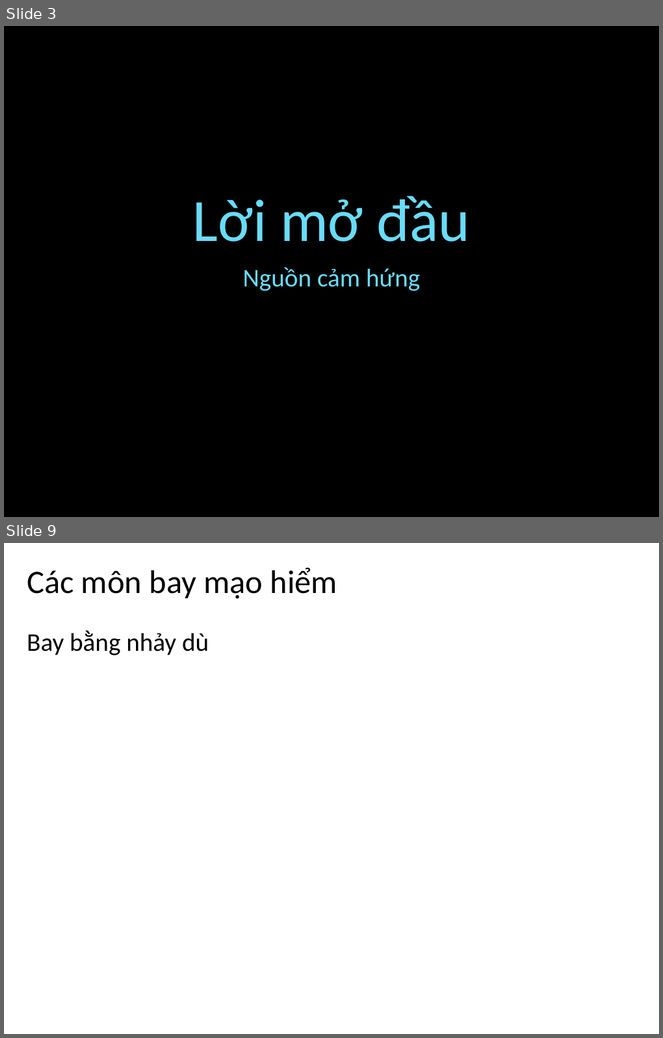
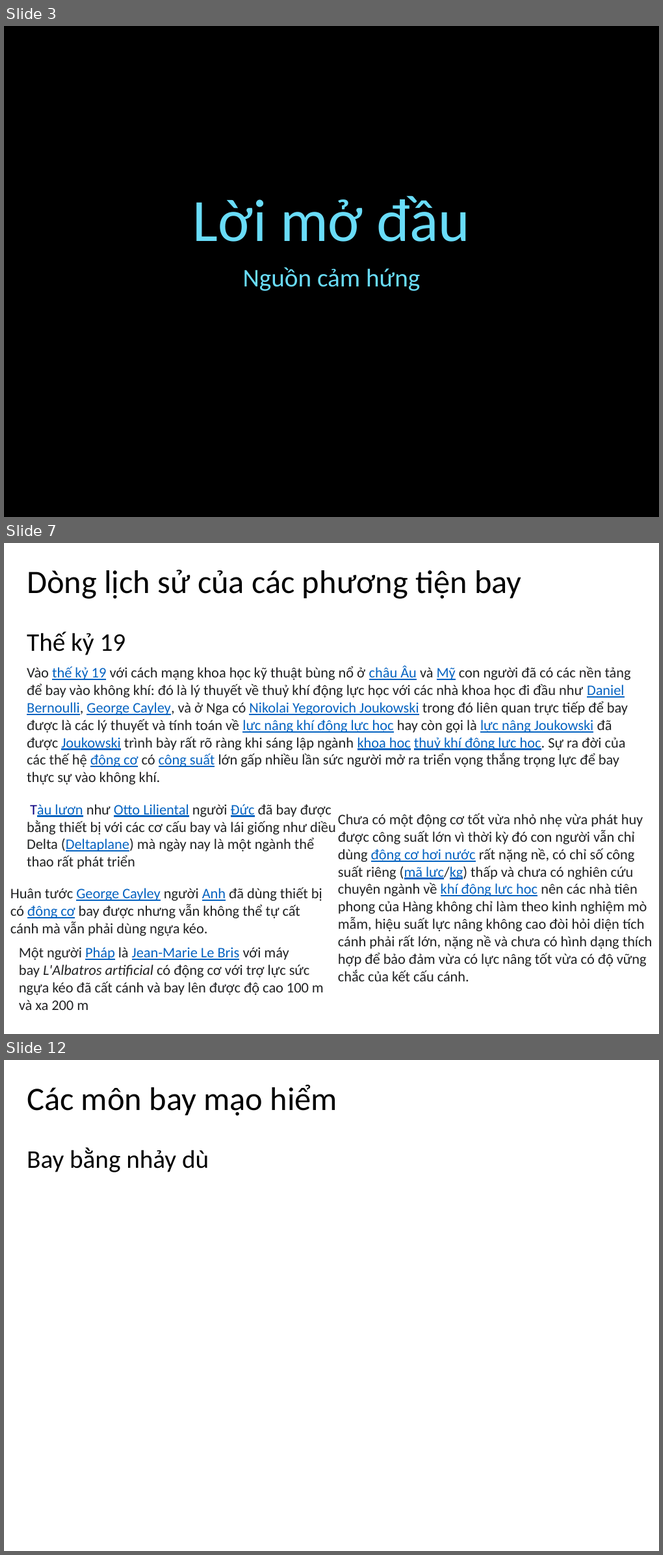
Before and after one commit to anhkysu/docs, a slide deck: De_Tai_Chao_Le_Khanh_Trinh_23112020.pptx. Shown one above the other, each under a label of ours: slides 3 and 9 before the commit, slides 3, 7 and 12 after it; the slides between them are not shown. The pictures are 663x1038 and 663x1555 pixels, drawn with LibreOffice and Linux fonts; fonts in the diff are those of the drawing; background and template pictures are left out. Boxes give left, top, right and bottom in pixels: in the first picture for what was removed or moved away, otherwise in the second. Text is boxed around its words. In the diff, an @@ line names an element or a change of style, - is before the commit and + after.

Commit message:
ok

```diff
--- a/De_Tai_Chao_Le_Khanh_Trinh_23112020.pptx
+++ b/De_Tai_Chao_Le_Khanh_Trinh_23112020.pptx
@@ slide 7 added at (x1=4, y1=543, x2=659, y2=1034), background #FFFFFF @@
@@ title added at (x1=27, y1=570, x2=521, y2=599), 36 pt, text #000000 @@
+Dòng lịch sử của các phương tiện bay
@@ text added at (x1=27, y1=631, x2=126, y2=655), 28 pt, text #000000 @@
+Thế kỷ 19
@@ text added at (x1=27, y1=665, x2=631, y2=785), 16 pt, text #202122 @@
+Vào thế kỷ 19 với cách mạng khoa học kỹ thuật bùng nổ ở châu Âu và Mỹ con người đã có các nền tảng để bay vào không khí: đó là lý thuyết về thuỷ khí động lực học với các nhà khoa học đi đầu như Daniel Bernoulli, George Cayley, và ở Nga có Nikolai Yegorovich Joukowski trong đó liên quan trực tiếp để bay được là các lý thuyết và tính toán về lực nâng khí động lực học hay còn gọi là lực nâng Joukowski đã được Joukowski trình bày rất rõ ràng khi sáng lập ngành khoa học thuỷ khí động lực học. Sự ra đời của các thế hệ động cơ có công suất lớn gấp nhiều lần sức người mở ra triển vọng thắng trọng lực để bay thực sự vào không khí.
@@ text added at (x1=27, y1=804, x2=336, y2=869), 16 pt, text #202122 @@
+Tàu lượn như Otto Liliental người Đức đã bay được bằng thiết bị với các cơ cấu bay và lái giống như diều Delta (Deltaplane) mà ngày nay là một ngành thể thao rất phát triển
@@ text added at (x1=338, y1=813, x2=653, y2=982), 16 pt, text #202122 @@
+Chưa có một động cơ tốt vừa nhỏ nhẹ vừa phát huy được công suất lớn vì thời kỳ đó con người vẫn chỉ dùng động cơ hơi nước rất nặng nề, có chỉ số công suất riêng (mã lực/kg) thấp và chưa có nghiên cứu chuyên ngành về khí động lực học nên các nhà tiên phong của Hàng không chỉ làm theo kinh nghiệm mò mẫm, hiệu suất lực nâng không cao đòi hỏi diện tích cánh phải rất lớn, nặng nề và chưa có hình dạng thích hợp để bảo đảm vừa có lực nâng tốt vừa có độ vững chắc của kết cấu cánh.
@@ text added at (x1=10, y1=887, x2=322, y2=936), 16 pt, text #202122 @@
+Huân tước George Cayley người Anh đã dùng thiết bị có động cơ bay được nhưng vẫn không thể tự cất cánh mà vẫn phải dùng ngựa kéo.
@@ text added at (x1=19, y1=947, x2=324, y2=1010), 16 pt, text #202122 @@
+Một người Pháp là Jean-Marie Le Bris với máy bay L'Albatros artificial có động cơ với trợ lực sức ngựa kéo đã cất cánh và bay lên được độ cao 100 m và xa 200 m
@@ what was slide 9 is now slide 12 @@
```
Also in this commit, not shown: 2 slides changed, 3 other slides added, 1 slide removed.
